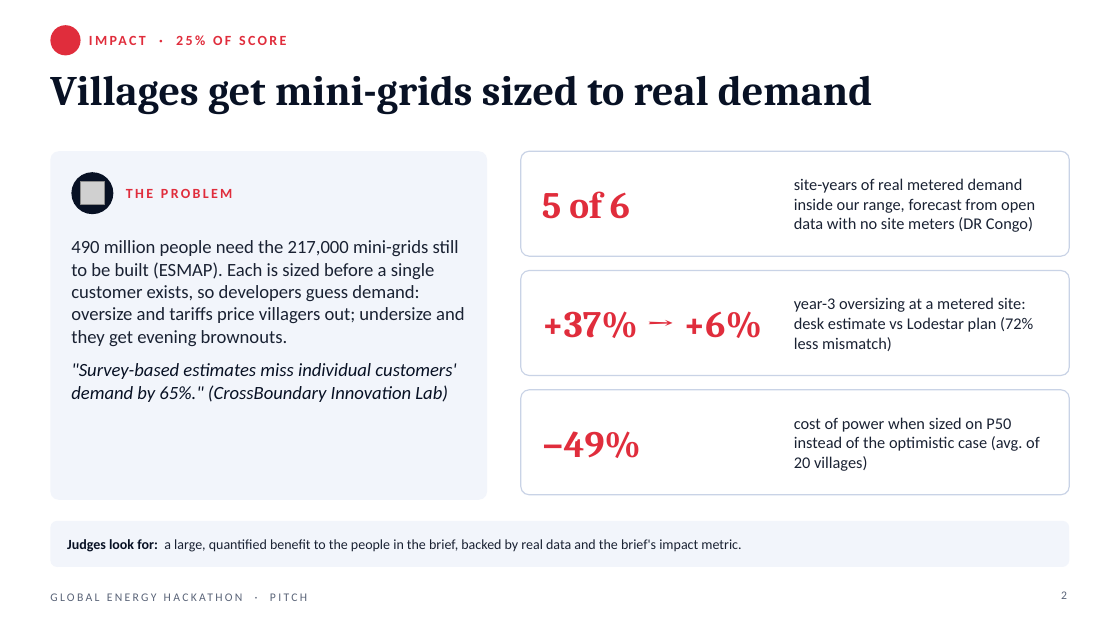
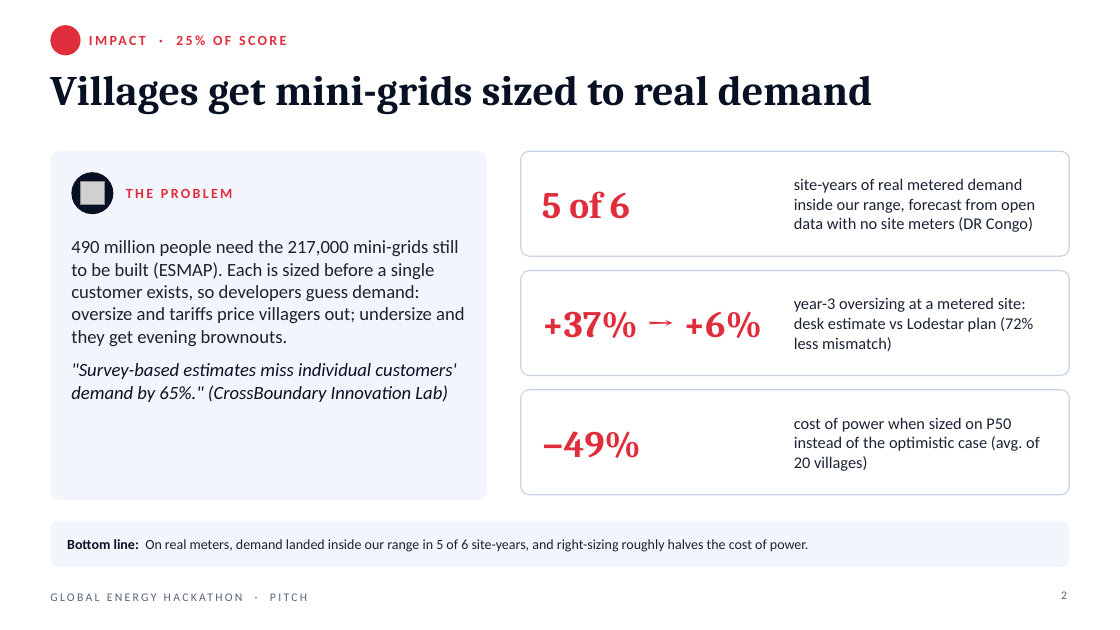
Before and after one commit to TusharTechs/lodestar, a slide deck: slide 2 of docs/Lodestar_Brief03_Pitch.pptx. Drawn at 1120x630 pixels with LibreOffice and Linux fonts; fonts in the diff are those of the drawing; grey boxes stand for pictures; background and template pictures are left out. Boxes give left, top, right and bottom in pixels: in the first picture for what was removed or moved away, otherwise in the second. Text is boxed around its words. In the diff, an @@ line names an element or a change of style, - is before the commit and + after.

Commit message:
Pitch deck: replace template's 'Judges look for' guidance bar with our own bottom-line takeaway per slide

```diff
--- a/docs/Lodestar_Brief03_Pitch.pptx
+++ b/docs/Lodestar_Brief03_Pitch.pptx
@@ text at bbox=[67, 539, 808, 552]: text changed @@
-Judges look for: a large, quantified benefit to the people in the brief, backed by real data and the brief's impact metric.
+Bottom line: On real meters, demand landed inside our range in 5 of 6 site-years, and right-sizing roughly halves the cost of power.
```
Also in this commit, not shown: 3 other slides changed, 2 other files.
